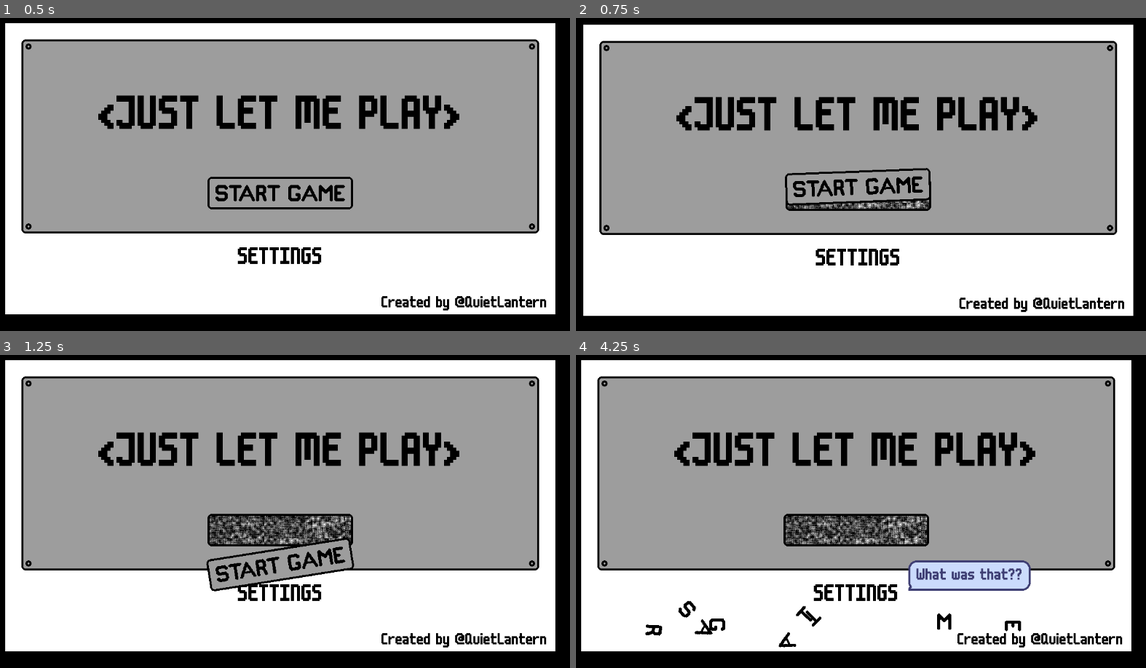
Above: before the commit, frames 1-4 (two rows, left to right).
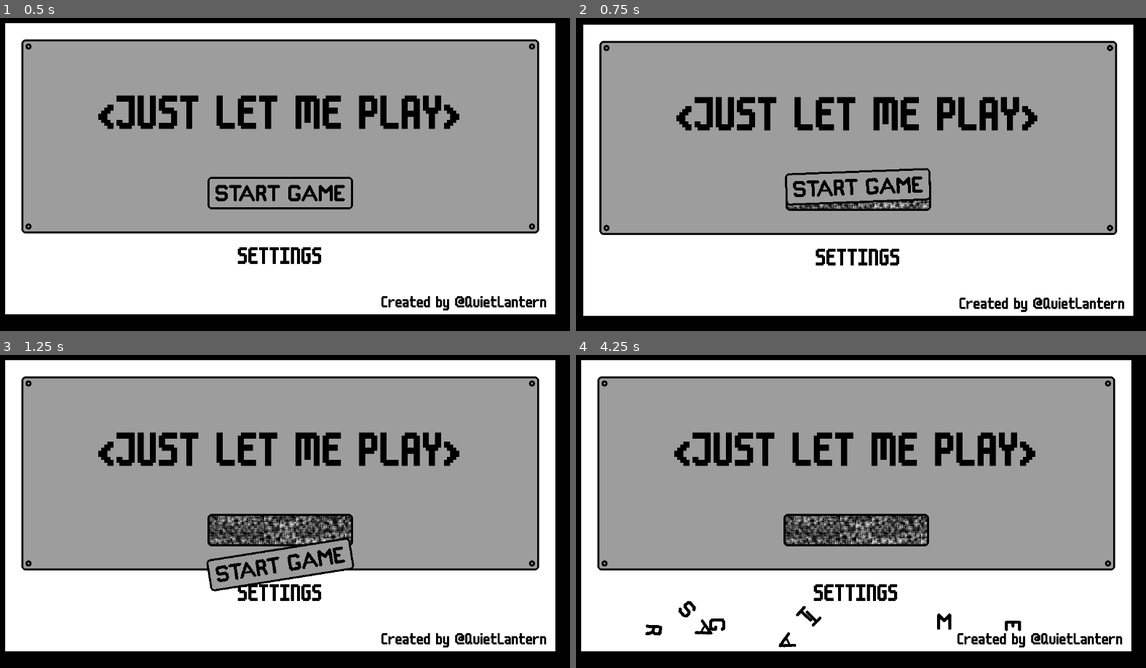
Above: after the commit, the same moments.

Repository: conor-wilson/secret-sapphire
Game: Godot game, scene res://scenes/main.tscn
Same seed, same stepped clock (60 frames per second), same inputs: the game is played once before the commit and once after it.
Inputs (mouse positions are in pixels of both pictures, inside the frame that each line leads up to):
- Up to frame 1 (0.5 s): no input
- Up to frame 2 (0.75 s): tap Enter at 0.5 s; move the mouse to (855, 193) at 0.52 s; click (855, 193) at 0.6 s
- Up to frame 3 (1.25 s): no input
- Up to frame 4 (4.25 s): move the mouse to (741, 524) at 1.27 s; click (741, 524) at 1.35 s; move the mouse to (912, 436) at 2.02 s; click (912, 436) at 2.1 s; move the mouse to (826, 574) at 2.77 s; click (826, 574) at 2.85 s; move the mouse to (1032, 558) at 3.52 s; click (1032, 558) at 3.6 s; tap D (debugbutton) at 4.15 s

Frame 1 is identical in both runs. In frame 2, 0.3% of the frame differs, in the area x 37-62%, y 58-61%; in frame 3, 1.4%; in frame 4, 3.5%, in the area x 36-80%, y 51-76%.

Commit message:
Added stop_all_dialogue() func to DialogueManager script

Diff:
--- a/let-me-play/scenes/main.gd
+++ b/let-me-play/scenes/main.gd
@@ -51,7 +51,17 @@
 	await get_tree().create_timer(1.5).timeout
 	var lines: Array[String] = [
 		"What was that??",
-		"Is everything ok out there?"
+		"Was that what I think it was????",
+		"Honestly... I told that dev to build a more stable start button.",
+		"Thankfully it's nothing that can't be fixed...",
+		"If you want to be able to start the game...",
+		"you'll have to come and get me from the SECRET SETTINGS."
 	]
 	DialogueManager.new_dialogue_sequence($Node2D/WhatWasThat1.position, lines)
 	DialogueManager.new_dialogue_sequence($Node2D/WhatWasThat2.position, lines)
+
+# TODO: This is purely for debugging. This function should be removed once it's
+# no-longer needed.
+func _input(event: InputEvent) -> void:
+	if event.is_action_pressed("debugbutton"):
+		DialogueManager.stop_all_dialogue()
--- a/let-me-play/scenes/main.tscn
+++ b/let-me-play/scenes/main.tscn
@@ -25,10 +25,10 @@
 [node name="Node2D" type="Node2D" parent="."]
 
 [node name="WhatWasThat1" type="Marker2D" parent="Node2D"]
-position = Vector2(800, 512)
+position = Vector2(790, 512)
 
 [node name="WhatWasThat2" type="Marker2D" parent="Node2D"]
-position = Vector2(2014, 460)
+position = Vector2(2008, 393)
 
 [connection signal="settings_pressed" from="Menus/MainMenu" to="." method="_on_main_menu_settings_pressed"]
 [connection signal="shake_screen" from="Menus/MainMenu" to="." method="_on_main_menu_shake_screen"]
--- a/let-me-play/scenes/main_menu.tscn
+++ b/let-me-play/scenes/main_menu.tscn
@@ -134,11 +134,6 @@
 horizontal_alignment = 2
 vertical_alignment = 2
 
-[node name="Markers" type="Node2D" parent="."]
-
-[node name="StartButtonExploedDialogue" type="Marker2D" parent="Markers"]
-position = Vector2(800, 512)
-
 [connection signal="pressed" from="MarginContainer/VBoxContainer/MarginContainer/CenterContainer/SettingsButton" to="." method="_on_settings_button_pressed"]
 [connection signal="click" from="StartButton" to="." method="_on_start_button_click"]
 [connection signal="collision" from="StartButton" to="." method="_on_start_button_collision"]
--- a/let-me-play/scenes/settings_menu.gd
+++ b/let-me-play/scenes/settings_menu.gd
@@ -4,8 +4,8 @@
 
 @export var devUsername := "QuietLantern"
 
-@onready var username_box: LineEdit = $CenterContainer/VBoxContainer/UsernameBox
-@onready var password_box: LineEdit = $CenterContainer/VBoxContainer/PasswordBox
+@onready var username_box: LineEdit = $CenterContainer/MarginContainer/VBoxContainer/UsernameBox
+@onready var password_box: LineEdit = $CenterContainer/MarginContainer/VBoxContainer/PasswordBox
 
 # Called when the node enters the scene tree for the first time.
 func _ready() -> void:
--- a/let-me-play/scenes/settings_menu.tscn
+++ b/let-me-play/scenes/settings_menu.tscn
@@ -25,18 +25,22 @@
 
 [node name="CenterContainer" type="CenterContainer" parent="."]
 offset_right = 1152.0
-offset_bottom = 648.0
+offset_bottom = 354.0
 
-[node name="VBoxContainer" type="VBoxContainer" parent="CenterContainer"]
+[node name="MarginContainer" type="MarginContainer" parent="CenterContainer"]
+layout_mode = 2
+theme_override_constants/margin_top = 146
+
+[node name="VBoxContainer" type="VBoxContainer" parent="CenterContainer/MarginContainer"]
 layout_mode = 2
 
-[node name="SettingsLabel" type="Label" parent="CenterContainer/VBoxContainer"]
+[node name="SettingsLabel" type="Label" parent="CenterContainer/MarginContainer/VBoxContainer"]
 layout_mode = 2
 text = "SETTINGS"
 label_settings = SubResource("LabelSettings_3h1cu")
 horizontal_alignment = 1
 
-[node name="MuteSFXButton" type="Button" parent="CenterContainer/VBoxContainer"]
+[node name="MuteSFXButton" type="Button" parent="CenterContainer/MarginContainer/VBoxContainer"]
 layout_mode = 2
 focus_mode = 0
 theme_override_colors/font_hover_color = Color(0.615686, 0.615686, 0.615686, 1)
@@ -48,7 +52,7 @@
 text = "mute sound effects"
 flat = true
 
-[node name="MuteMusicButton" type="Button" parent="CenterContainer/VBoxContainer"]
+[node name="MuteMusicButton" type="Button" parent="CenterContainer/MarginContainer/VBoxContainer"]
 layout_mode = 2
 focus_mode = 0
 theme_override_colors/font_hover_color = Color(0.615686, 0.615686, 0.615686, 1)
@@ -60,7 +64,7 @@
 text = "mute music"
 flat = true
 
-[node name="SecretSettingsButton" type="Button" parent="CenterContainer/VBoxContainer"]
+[node name="SecretSettingsButton" type="Button" parent="CenterContainer/MarginContainer/VBoxContainer"]
 layout_mode = 2
 focus_mode = 0
 theme_override_colors/font_hover_color = Color(0.615686, 0.615686, 0.615686, 1)
@@ -72,21 +76,21 @@
 text = "secret settings"
 flat = true
 
-[node name="UsernameBox" type="LineEdit" parent="CenterContainer/VBoxContainer"]
+[node name="UsernameBox" type="LineEdit" parent="CenterContainer/MarginContainer/VBoxContainer"]
 layout_mode = 2
 theme_override_fonts/font = ExtResource("2_ityvj")
 theme_override_font_sizes/font_size = 48
 placeholder_text = "<username>"
 alignment = 1
 
-[node name="PasswordBox" type="LineEdit" parent="CenterContainer/VBoxContainer"]
+[node name="PasswordBox" type="LineEdit" parent="CenterContainer/MarginContainer/VBoxContainer"]
 layout_mode = 2
 theme_override_fonts/font = ExtResource("2_ityvj")
 theme_override_font_sizes/font_size = 48
 placeholder_text = "<password>"
 alignment = 1
 
-[node name="Label" type="Label" parent="CenterContainer/VBoxContainer/PasswordBox"]
+[node name="Label" type="Label" parent="CenterContainer/MarginContainer/VBoxContainer/PasswordBox"]
 layout_mode = 0
 offset_left = 386.0
 offset_top = -113.0
@@ -127,7 +131,7 @@
 horizontal_alignment = 2
 vertical_alignment = 2
 
-[connection signal="pressed" from="CenterContainer/VBoxContainer/SecretSettingsButton" to="." method="_on_secret_settings_button_pressed"]
-[connection signal="text_submitted" from="CenterContainer/VBoxContainer/UsernameBox" to="." method="_on_username_box_text_submitted"]
-[connection signal="text_submitted" from="CenterContainer/VBoxContainer/PasswordBox" to="." method="_on_password_box_text_submitted"]
+[connection signal="pressed" from="CenterContainer/MarginContainer/VBoxContainer/SecretSettingsButton" to="." method="_on_secret_settings_button_pressed"]
+[connection signal="text_submitted" from="CenterContainer/MarginContainer/VBoxContainer/UsernameBox" to="." method="_on_username_box_text_submitted"]
+[connection signal="text_submitted" from="CenterContainer/MarginContainer/VBoxContainer/PasswordBox" to="." method="_on_password_box_text_submitted"]
 [connection signal="pressed" from="BackButton" to="." method="_on_button_pressed"]
--- a/let-me-play/singletons/dialogue_manager.gd
+++ b/let-me-play/singletons/dialogue_manager.gd
@@ -1,11 +1,16 @@
 extends Node
 
 @onready var dialogue_sequence_scene = preload("res://scenes/dialogue_sequence.tscn")
+
+func stop_all_dialogue():
+	for dialogue_sequence in get_children():
+		dialogue_sequence.dialogue_box.queue_free()
+		dialogue_sequence.queue_free()
 
 # new_dialogue_sequence starts a new dialogue sequence at the provided position,
 # displaying a dialogue box with the provided lines. The optional linger_time
 # input determines how long the text box lingers for between lines.
 func new_dialogue_sequence(position: Vector2, lines: Array[String], linger_time:float=2):
 	var sequence = dialogue_sequence_scene.instantiate()
-	get_tree().root.add_child(sequence)
+	add_child(sequence)
 	sequence.start_dialogue(position, lines.duplicate(), linger_time)
